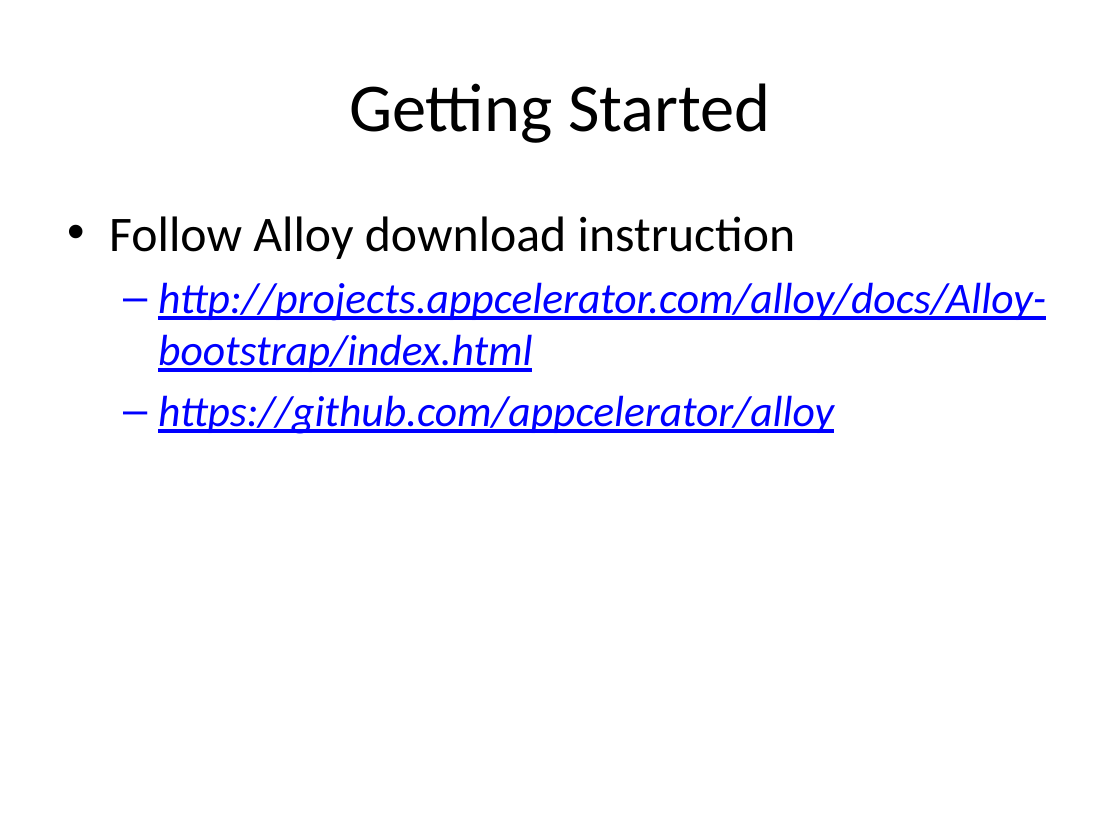
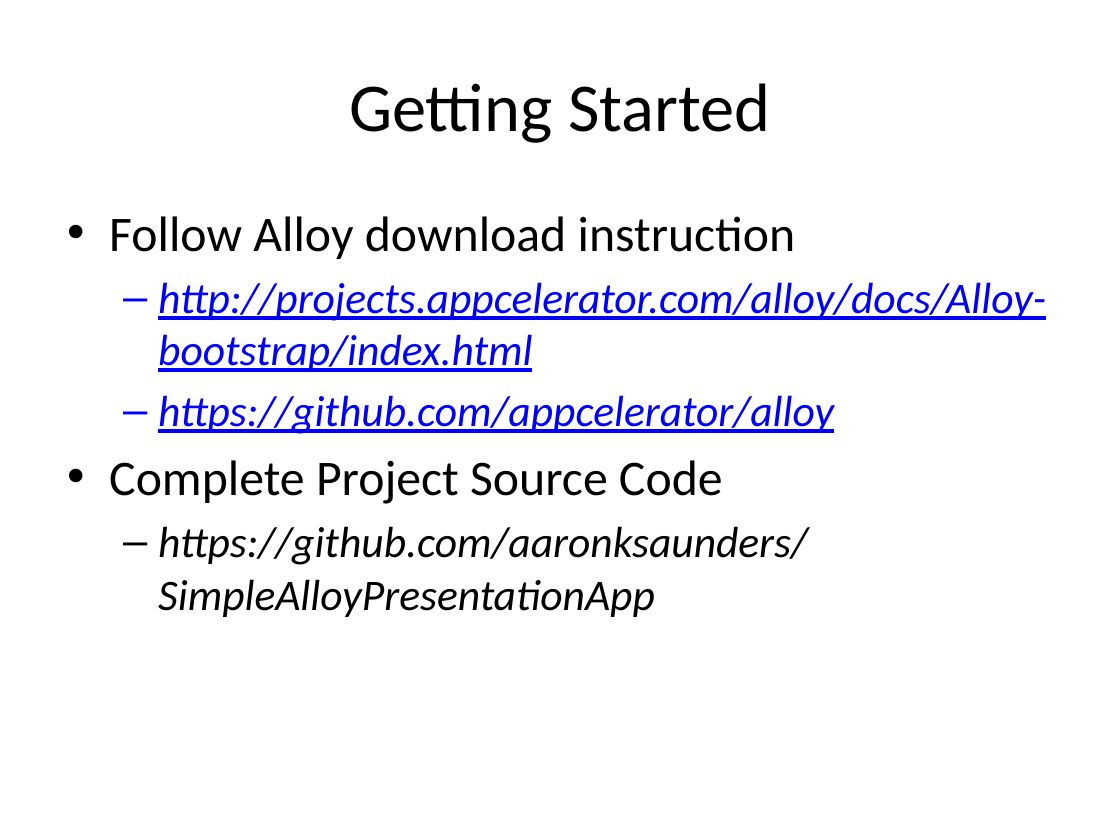
Before and after one commit to aaronksaunders/SimpleAlloyPresentationApp, a slide deck: slide 2 of AlloySimpleApp.pptx. Drawn at 1120x840 pixels with LibreOffice and Linux fonts; fonts in the diff are those of the drawing. Boxes give left, top, right and bottom in pixels: in the first picture for what was removed or moved away, otherwise in the second. Text is boxed around its words. In the diff, an @@ line names an element or a change of style, - is before the commit and + after.

```diff
--- a/AlloySimpleApp.pptx
+++ b/AlloySimpleApp.pptx
@@ text at (x1=109, y1=460, x2=808, y2=617): paragraphs added @@
+• Complete Project Source Code
+  – https://github.com/aaronksaunders/SimpleAlloyPresentationApp
```
Also in this commit, not shown: 5 other slides changed, 1 other file.
